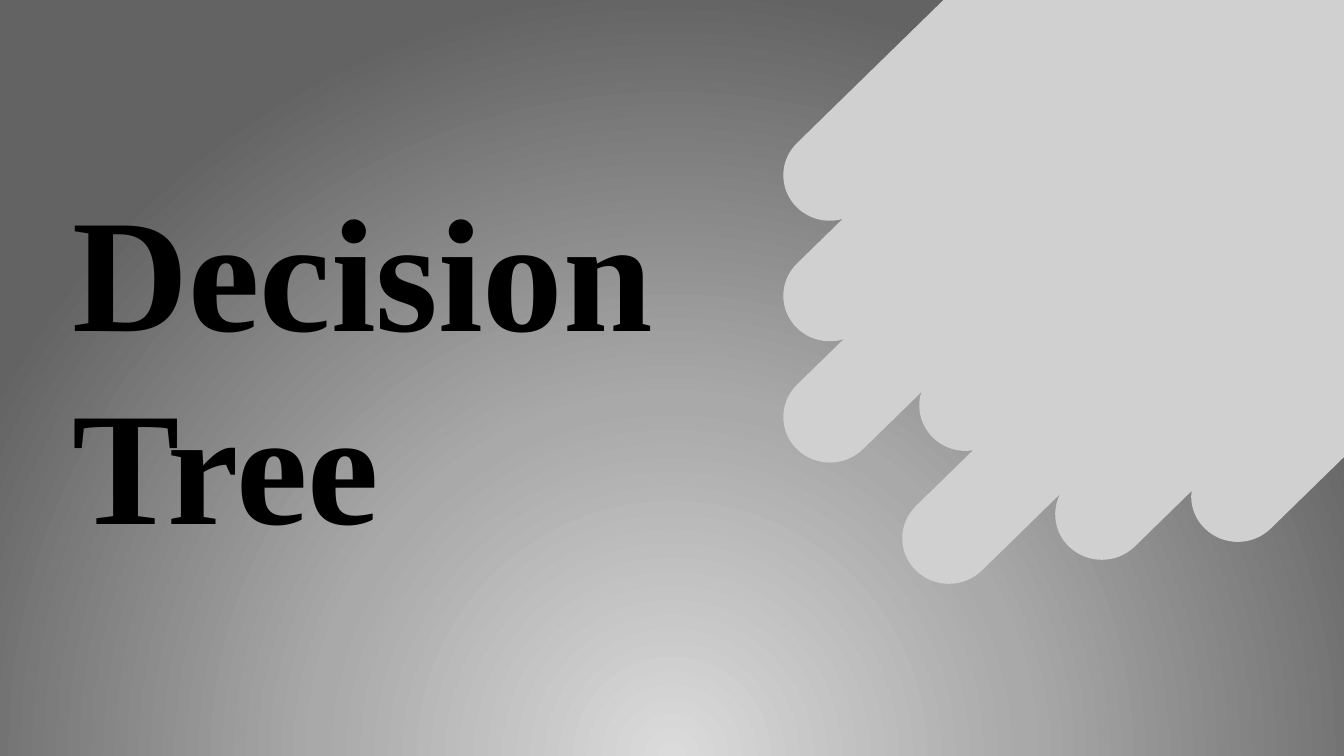
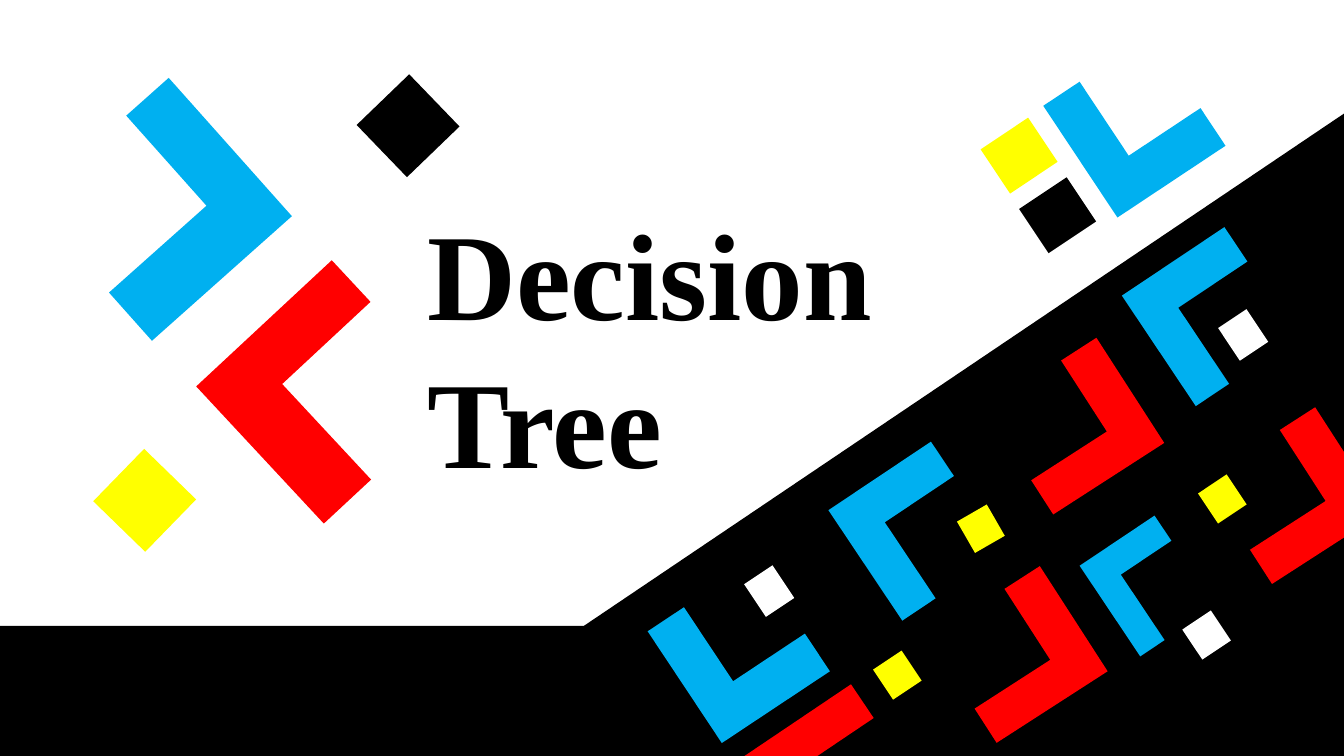
Before and after one commit to tamanghawana0815/SAD-ppt, a slide deck: slide 7 of Presentation.pptx. Drawn at 1344x756 pixels with LibreOffice and Linux fonts; fonts in the diff are those of the drawing; grey boxes stand for pictures. Boxes give left, top, right and bottom in pixels: in the first picture for what was removed or moved away, otherwise in the second. Text is boxed around its words. In the diff, an @@ line names an element or a change of style, - is before the commit and + after.

```diff
--- a/Presentation.pptx
+++ b/Presentation.pptx
@@ background gradient #DBDBDB to #AAAAAA to #636363 to #FFFFFF @@
@@ picture removed at bbox=[783, 0, 1344, 584] @@
@@ corner added at bbox=[1044, 34, 1226, 217], fill #00B0F0 @@
@@ corner added at bbox=[29, 78, 292, 341], fill #00B0F0 @@
@@ rectangle added at bbox=[357, 75, 460, 177], fill #000000 @@
@@ right triangle added at bbox=[584, 114, 1344, 626], fill #000000 @@
@@ rectangle added at bbox=[981, 118, 1059, 194], fill #FFFF00 @@
@@ rectangle added at bbox=[1019, 177, 1097, 253], fill #000000 @@
@@ text "Decision Tree": place and size @@
-text "Decision Tree" at bbox=[72, 219, 653, 526]
+text "Decision Tree" at bbox=[427, 234, 871, 469]
@@ text "Decision Tree" at bbox=[427, 234, 871, 469]: size 115 to 88 pt @@
@@ corner added at bbox=[1122, 227, 1298, 406], fill #00B0F0 @@
@@ corner added at bbox=[196, 260, 459, 524], fill #FF0000 @@
@@ rectangle added at bbox=[1219, 309, 1269, 361], fill #FFFFFF @@
@@ corner added at bbox=[985, 338, 1164, 514], fill #FF0000 @@
@@ freeform shape added at bbox=[1250, 407, 1344, 584], fill #FF0000 @@
@@ rectangle added at bbox=[94, 449, 197, 551], fill #FFFF00 @@
@@ corner added at bbox=[828, 442, 1005, 621], fill #00B0F0 @@
@@ rectangle added at bbox=[1199, 474, 1247, 524], fill #FFFF00 @@
@@ rectangle added at bbox=[957, 504, 1005, 553], fill #FFFF00 @@
@@ corner added at bbox=[1080, 516, 1215, 656], fill #00B0F0 @@
@@ corner added at bbox=[648, 560, 831, 744], fill #00B0F0 @@
@@ rectangle added at bbox=[745, 566, 795, 618], fill #FFFFFF @@
@@ corner added at bbox=[929, 567, 1108, 743], fill #FF0000 @@
@@ rectangle added at bbox=[0, 626, 1344, 756], fill #000000 @@
@@ rectangle added at bbox=[1183, 611, 1231, 660], fill #FFFFFF @@
@@ rectangle added at bbox=[873, 651, 922, 700], fill #FFFF00 @@
@@ freeform shape added at bbox=[745, 685, 874, 756], fill #FF0000 @@
```
Also in this commit, not shown: 1 other slide changed, 2 slides added.
